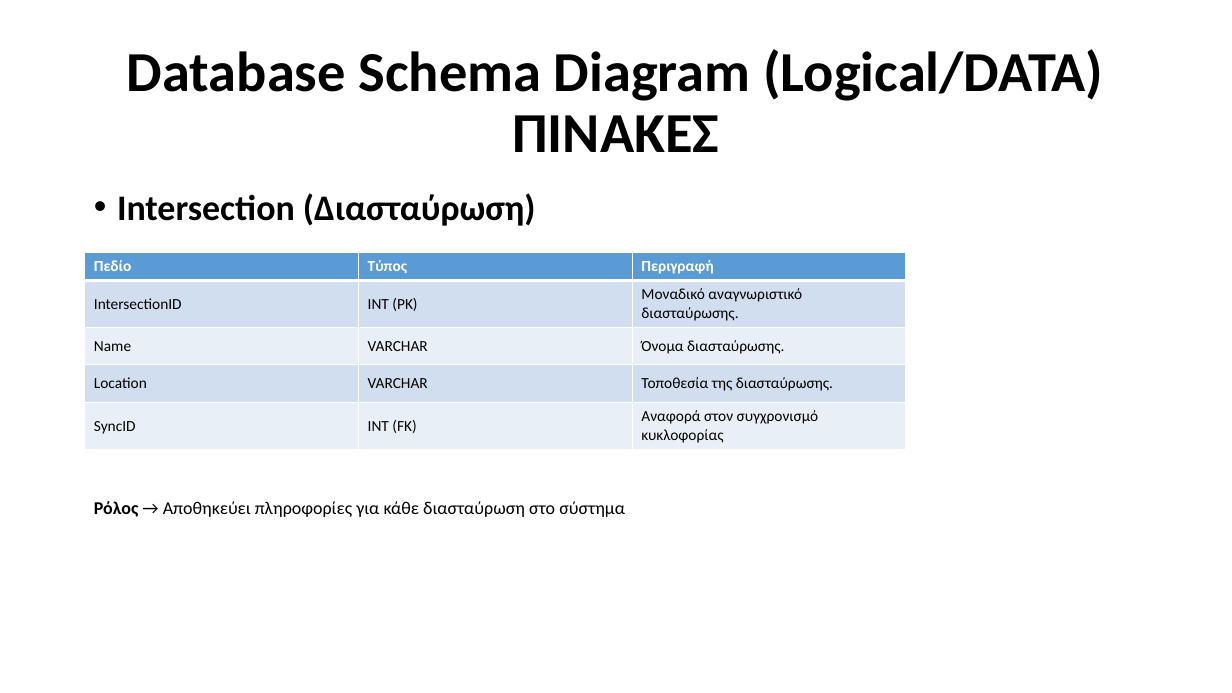
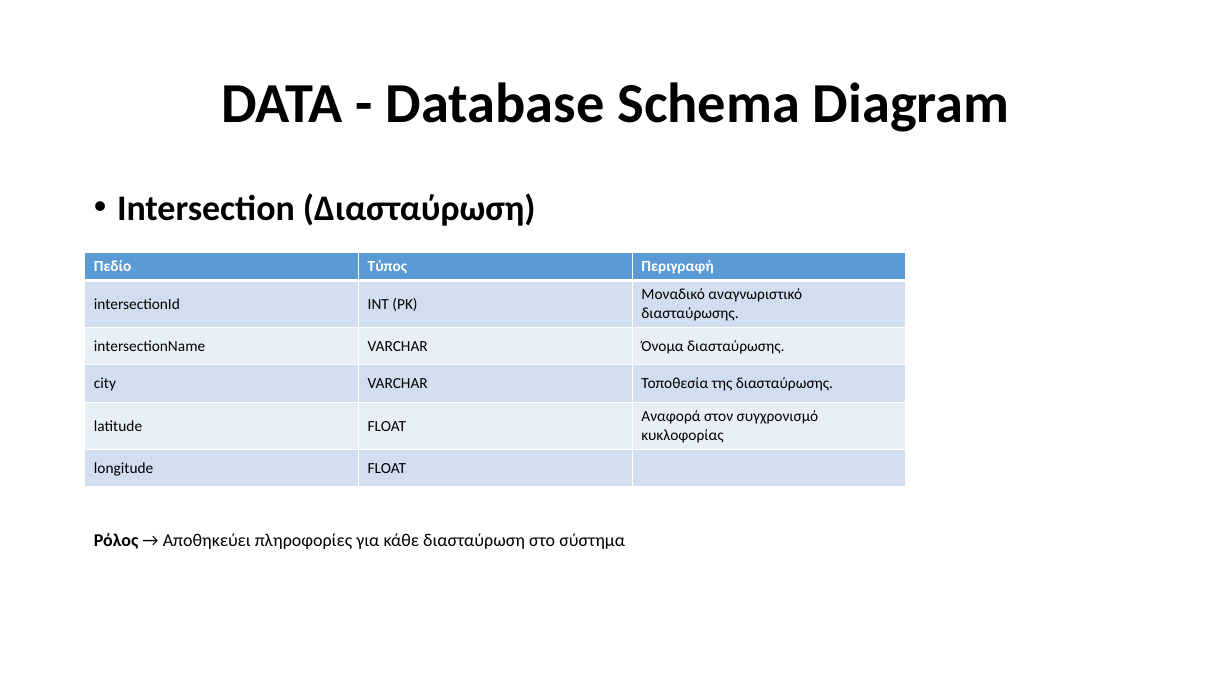
Before and after one commit to Ath21/STL_Drive, a slide deck: slide 11 of Presentation.pptx (slide 9 before the commit). Drawn at 1232x693 pixels with LibreOffice and Linux fonts; fonts in the diff are those of the drawing. Boxes give left, top, right and bottom in pixels: in the first picture for what was removed or moved away, otherwise in the second. Text is boxed around its words. In the diff, an @@ line names an element or a change of style, - is before the commit and + after.

```diff
--- a/Presentation.pptx
+++ b/Presentation.pptx
@@ title at (221,82,1010,132): text changed @@
-Database Schema Diagram (Logical/DATA)
-ΠΙΝΑΚΕΣ
+DATA - Database Schema Diagram
@@ text "Intersection (Διασταύρωση)" rewrapped from (94,193,625,517) to (94,193,625,549) @@
@@ table at (85,252,906,485) @@
-row 2: IntersectionID | INT (PK) | Μοναδικό αναγνωριστικό διασταύρωσης.
-row 3: Name | VARCHAR | Όνομα διασταύρωσης.
-row 4: Location | VARCHAR | Τοποθεσία της διασταύρωσης.
-row 5: SyncID | INT (FK) | Αναφορά στον συγχρονισμό κυκλοφορίας
+row 2: intersectionId | INT (PK) | Μοναδικό αναγνωριστικό διασταύρωσης.
+row 3: intersectionName | VARCHAR | Όνομα διασταύρωσης.
+row 4: city | VARCHAR | Τοποθεσία της διασταύρωσης.
+row 5: latitude | FLOAT | Αναφορά στον συγχρονισμό κυκλοφορίας
+row 6: longitude | FLOAT | 
```
Also in this commit, not shown: 8 other slides changed, 8 slides added, 6 slides removed, 19 other files.
